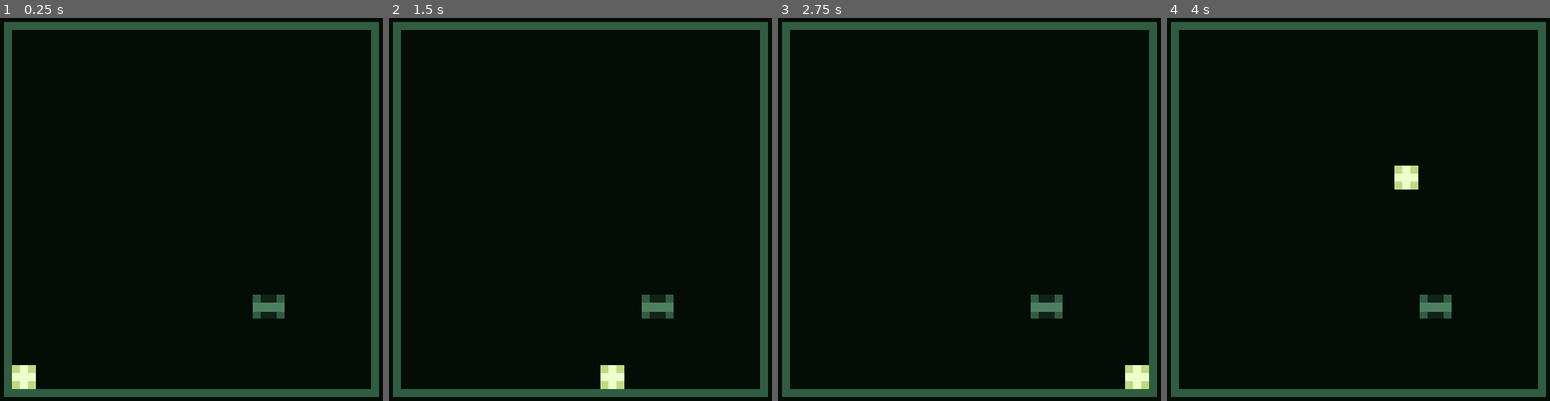
Above: before the commit, frames 1-4 (left to right).
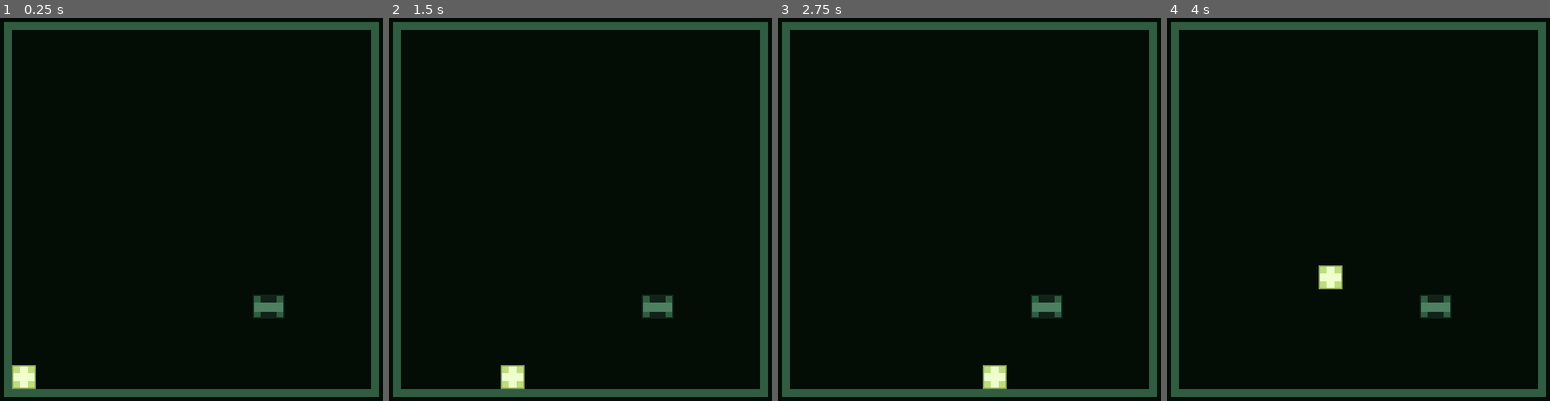
Above: after the commit, the same moments.

Repository: pangeon/Pixel-Mania
Game: Godot game, scene res://scenes/game.tscn
Same seed, same stepped clock (60 frames per second), same inputs: the game is played once before the commit and once after it.
Inputs:
- Up to frame 1 (0.25 s): no input
- Up to frame 2 (1.5 s): tap Enter at 0.5 s; hold Right (move_right) 0.53-1.28 s; hold Down (move_down) from 1.28 s (still down)
- Up to frame 3 (2.75 s): tap Space at 2 s; release Down (move_down) at 2.03 s; hold Right (move_right) from 2.03 s (still down)
- Up to frame 4 (4 s): release Right (move_right) at 2.78 s; hold Up (move_up) 2.78-3.53 s; hold Left (move_left) from 3.53 s (still down)

The runs differ from the first frame. In frame 1, 0.1% of the frame differs, in the area x 3-75%, y 72-97%; in frame 2, 0.8%, in the area x 29-75%, y 72-97%; in frame 3, 0.8%; in frame 4, 0.8%.

Commit message:
working with chest collisions

Diff:
--- a/globals.gd
+++ b/globals.gd
@@ -21,7 +21,7 @@
 const CANVAS_PADDING: float = 42.0
 const LINE_WIDTH: float = 6.0
 const PLAYER_SIZE: float = 18.0
-const PLAYER_SPEED: float = 200
+const PLAYER_SPEED: float = 100
 
 const BG_COLOR: Color = Color(0x040C06FF)
 const BORDER_COLOR: Color = Color(0x305D42FF)
--- a/scenes/chest.tscn
+++ b/scenes/chest.tscn
@@ -8,6 +8,8 @@
 
 [node name="Chest" type="Area2D"]
 collision_layer = 2
+gravity_point_center = Vector2(1, 1)
+gravity_direction = Vector2(1, 1)
 script = ExtResource("1_x4j1e")
 
 [node name="Sprite2D" type="Sprite2D" parent="."]
@@ -20,3 +22,4 @@
 shape = SubResource("RectangleShape2D_ih3xp")
 
 [connection signal="area_entered" from="." to="." method="_on_area_entered"]
+[connection signal="area_exited" from="." to="." method="_on_area_exited"]
--- a/scenes/game.tscn
+++ b/scenes/game.tscn
@@ -37,4 +37,5 @@
 position = Vector2(204, 204)
 texture = ExtResource("4_wb8cq")
 
-[connection signal="push_by_player" from="Map/Chest" to="Background/Player" method="_on_chest_push_by_player"]
+[connection signal="exited_by_player" from="Map/Chest" to="." method="_on_chest_exited_by_player"]
+[connection signal="push_by_player" from="Map/Chest" to="." method="_on_chest_push_by_player"]
--- a/scripts/chest.gd
+++ b/scripts/chest.gd
@@ -3,6 +3,7 @@
 class_name Chest
 
 signal push_by_player
+signal exited_by_player
 
 func _ready():
 	pass
@@ -13,3 +14,7 @@
 func _on_area_entered(area: Area2D) -> void:
 	if area is Player:
 		push_by_player.emit()
+
+func _on_area_exited(area):
+	if area is Player:
+		exited_by_player.emit()
--- a/scripts/game.gd
+++ b/scripts/game.gd
@@ -1 +1,27 @@
 extends Node
+
+@onready var chest: Area2D = $Map/Chest
+@onready var player: Area2D = $Background/Player
+
+func _ready():
+	pass
+
+func _process(delta):
+	chest.position = chest.position.clamp(
+		Vector2(Globals.GAME_AREA_X+3, Globals.GAME_AREA_X+3),
+		Vector2(Globals.GAME_AREA_Y-9, Globals.GAME_AREA_Y-3)
+	)
+
+func _on_chest_push_by_player() -> void:
+	player.stop_player()
+	if Input.is_action_pressed("move_right"):
+		chest.position.x += 4
+	if Input.is_action_pressed("move_left"):
+		chest.position.x -= 4
+	if Input.is_action_pressed("move_down"):
+		chest.position.y += 4
+	if Input.is_action_pressed("move_up"):
+		chest.position.y -= 4
+
+func _on_chest_exited_by_player() -> void:
+	player.start_player()
--- a/scripts/player.gd
+++ b/scripts/player.gd
@@ -1,6 +1,8 @@
 extends Area2D
 
 class_name Player
+
+var concact_to_chest = false
 
 func _ready() -> void:
 	position = Globals.PLAYER_START # (51, 303)
@@ -22,7 +24,10 @@
 		#print_player_position()
 		velocity.y -= 1
 
-	position += velocity * delta * Globals.PLAYER_SPEED
+	if concact_to_chest == false:
+		position += velocity * delta * Globals.PLAYER_SPEED
+	else:
+		position += velocity * delta * 0
 
 	# block player movement apart from board
 	position = position.clamp(
@@ -33,7 +38,8 @@
 func print_player_position() -> void:
 	print("x=", int(position.x), " | y=", int(position.y))
 
+func stop_player() -> void:
+	concact_to_chest = true
 
-func _on_chest_push_by_player() -> void:
-	print("player touch chest")
-	get_tree().quit()
+func start_player() -> void:
+	concact_to_chest = false
Binary file changed: assets/chest_16-24px.ase
Binary file changed: assets/chest_16-24px.png
Binary file changed: assets/player_16px.ase
Binary file changed: assets/player_16px.png
